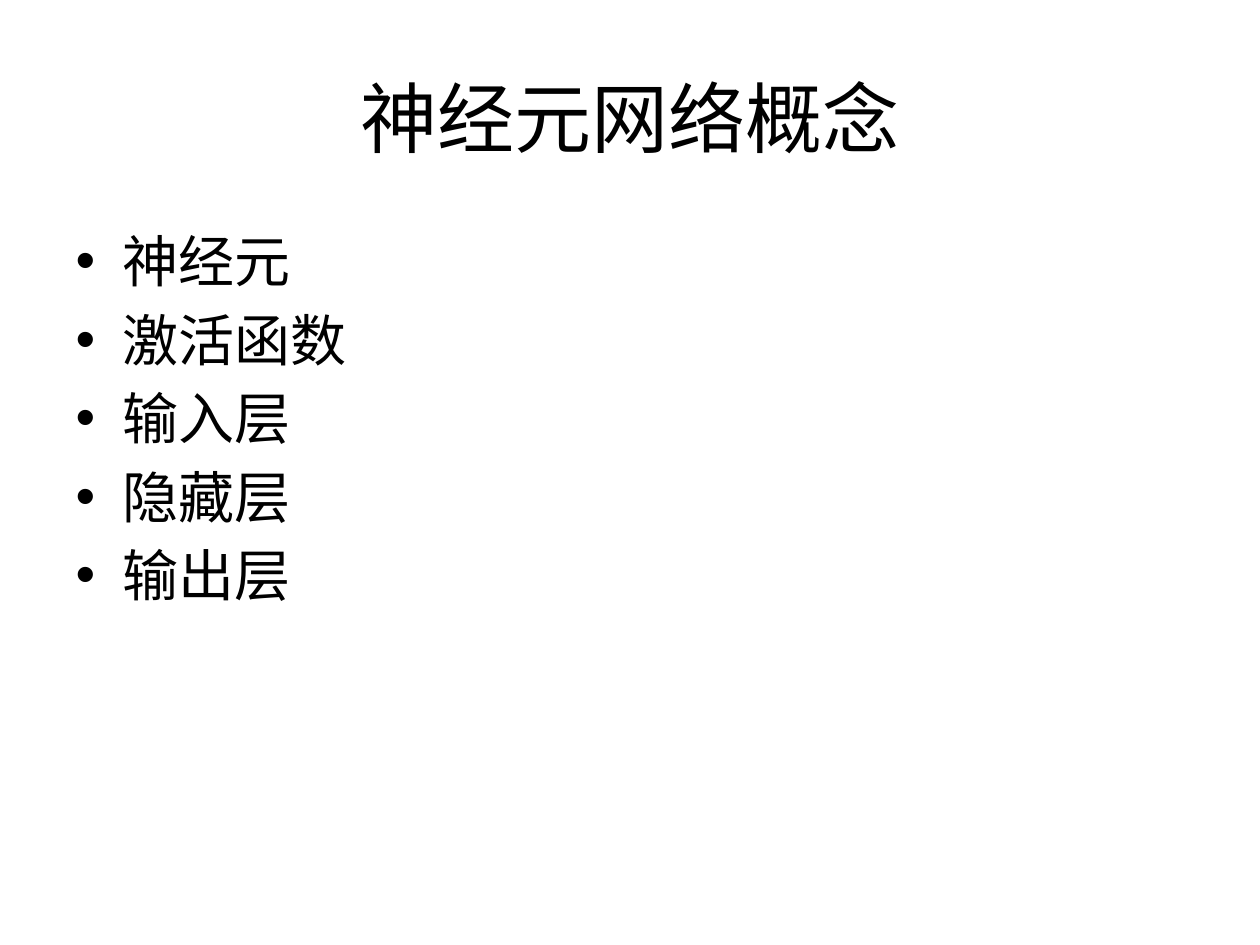
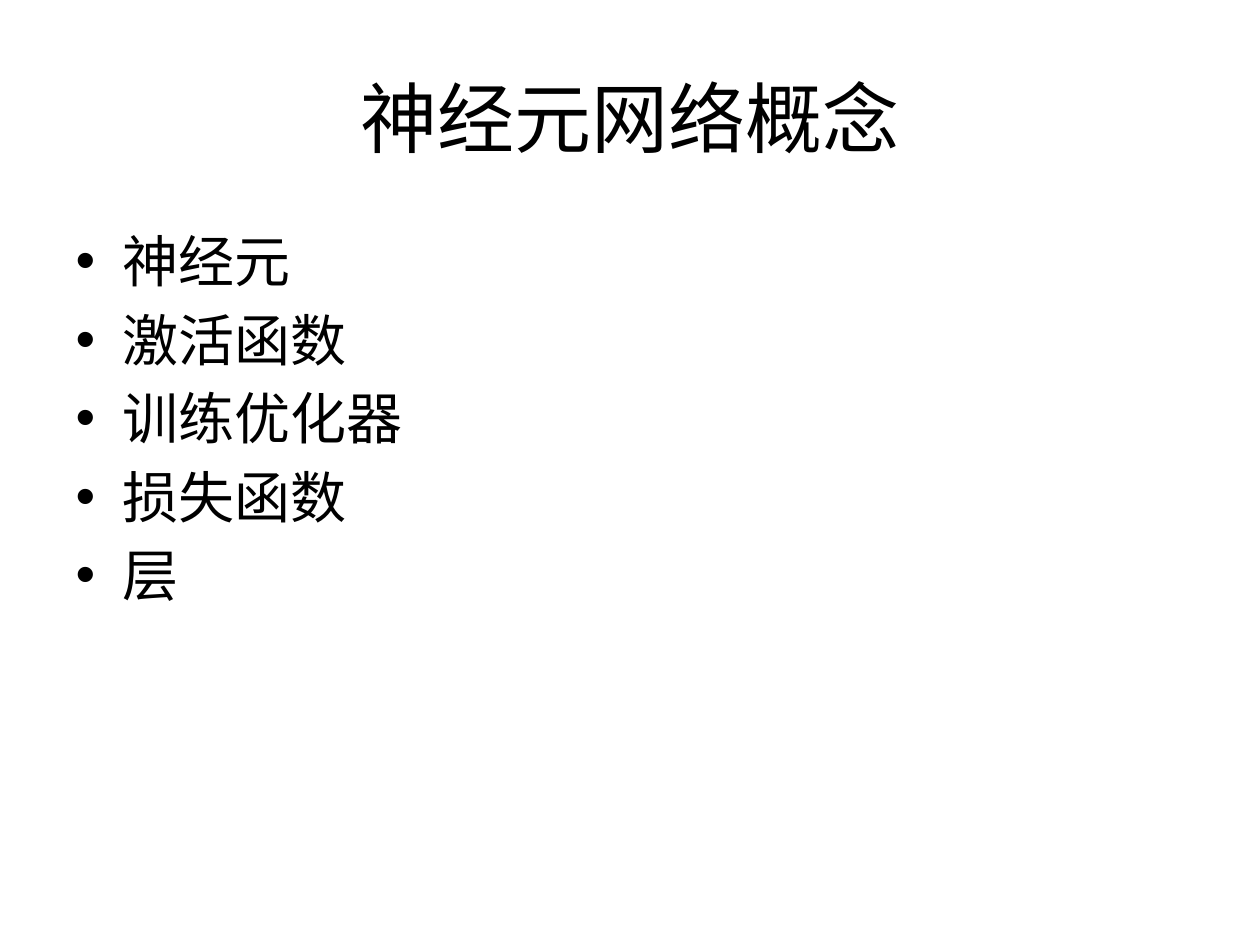
Before and after one commit to wangbin5/samples, a slide deck: slide 2 of docs/神经元网络.pptx. Drawn at 1260x945 pixels with LibreOffice and Linux fonts; fonts in the diff are those of the drawing. Boxes give left, top, right and bottom in pixels: in the first picture for what was removed or moved away, otherwise in the second. Text is boxed around its words. In the diff, an @@ line names an element or a change of style, - is before the commit and + after.

```diff
--- a/docs/神经元网络.pptx
+++ b/docs/神经元网络.pptx
@@ text at <box>123,392,403,601</box>: text changed @@
-• 输入层
-• 隐藏层
-• 输出层
+• 训练优化器
+• 损失函数
+• 层
```
Also in this commit, not shown: 6 other slides changed, 8 slides added, 12 slides removed, 19 other files.
